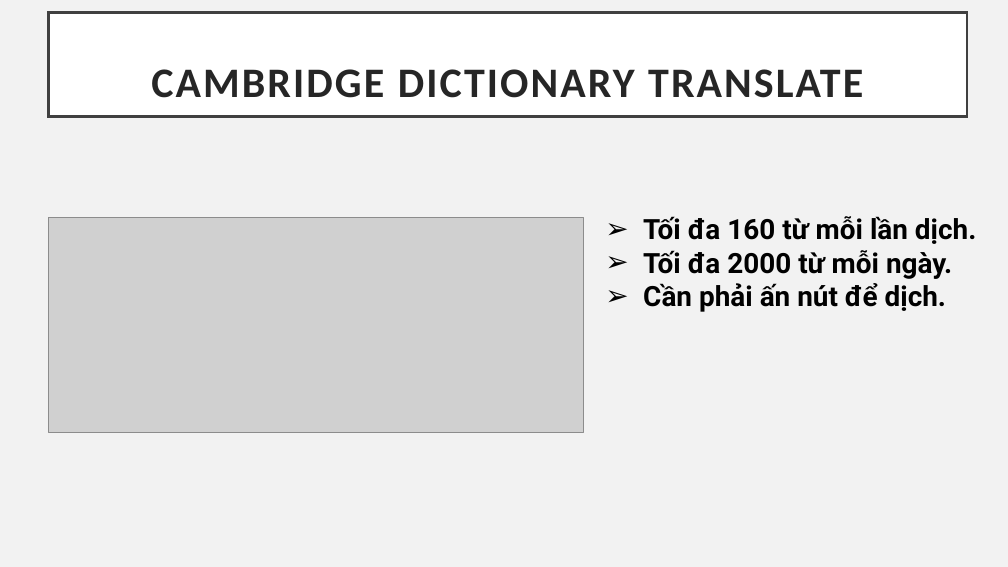
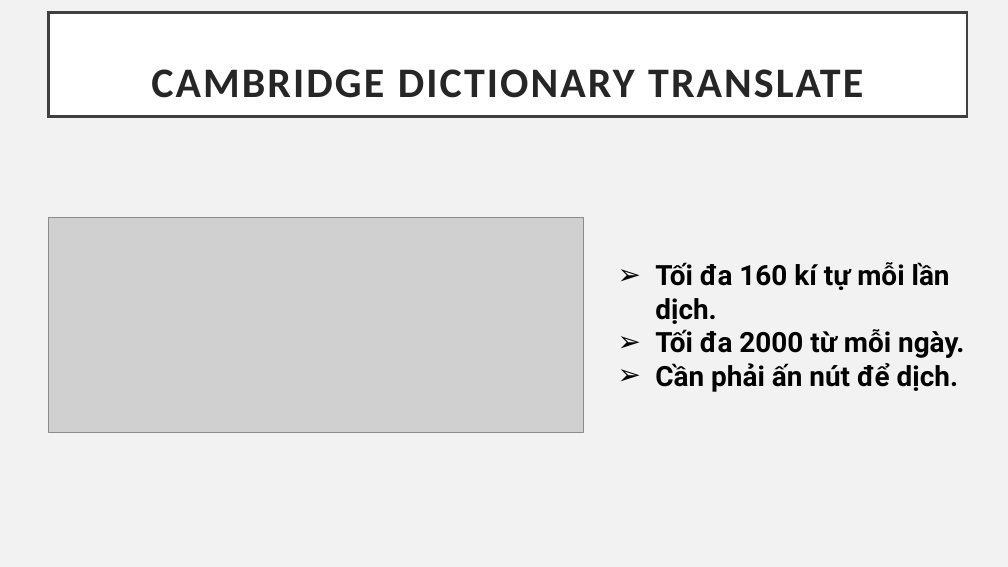
Before and after one commit to nmtri1912/kltn, a slide deck: slide 6 of Tài liệu/Presentation.pptx (slide 8 before the commit). Drawn at 1008x567 pixels with LibreOffice and Linux fonts; fonts in the diff are those of the drawing; grey boxes stand for pictures. Boxes give left, top, right and bottom in pixels: in the first picture for what was removed or moved away, otherwise in the second. Text is boxed around its words. In the diff, an @@ line names an element or a change of style, - is before the commit and + after.

```diff
--- a/Tài liệu/Presentation.pptx
+++ b/Tài liệu/Presentation.pptx
@@ text "Tối đa 160 kí tự ..." moved from (x1=643, y1=216, x2=976, y2=312) to (x1=655, y1=262, x2=964, y2=392) @@
@@ text at (x1=655, y1=262, x2=950, y2=324): text changed @@
-➢ Tối đa 160 từ mỗi lần dịch.
+➢ Tối đa 160 kí tự mỗi lần dịch.
```
Also in this commit, not shown: 5 other slides changed.
